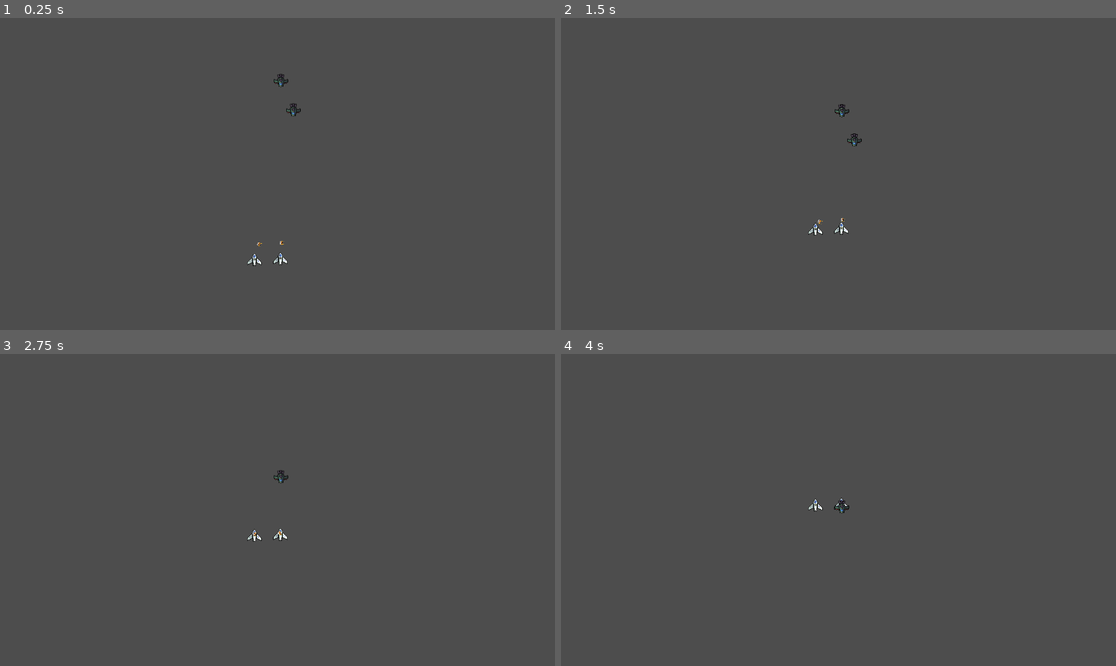
Above: before the commit, frames 1-4 (two rows, left to right).
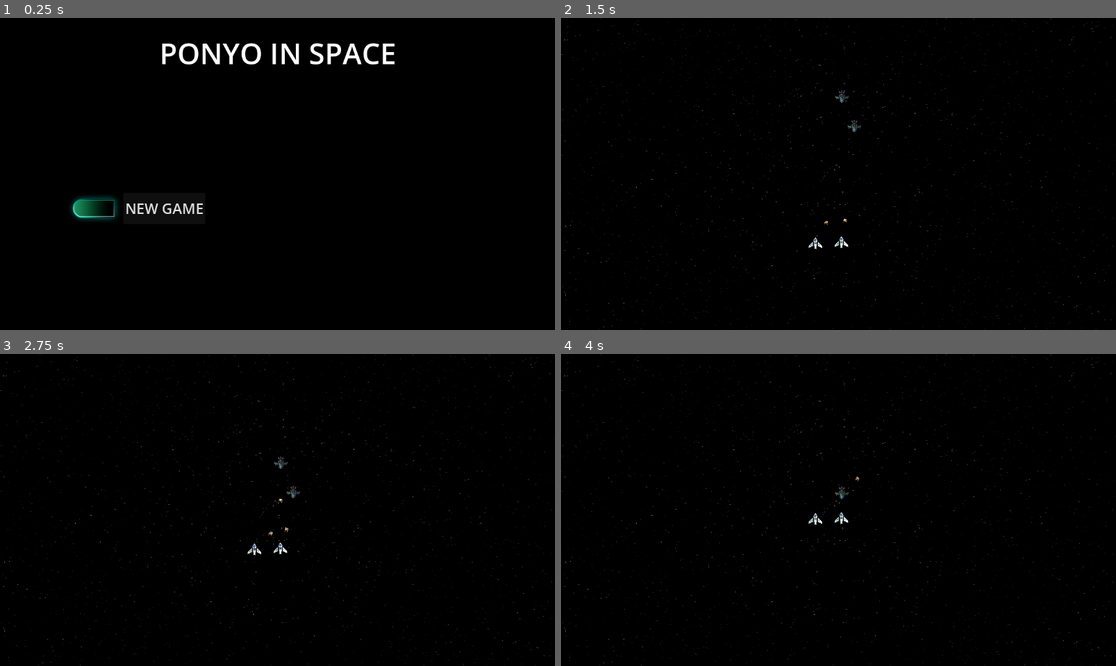
Above: after the commit, the same moments.

Repository: Anon75014/GodotProject1
Game: Godot game, scene res://Scenes/start_screen.tscn
The game is run twice, just before and just after one commit, with the same random seed, the same clock (stepped at 60 frames per second) and the same inputs. Before the commit the project starts from res://Scenes/main.tscn.
Inputs (mouse positions are in pixels of both pictures, inside the frame that each line leads up to):
- Up to frame 1 (0.25 s): no input
- Up to frame 2 (1.5 s): click (727, 208) at 0.5 s, where only the run after the commit has a clickable "NEW GAME"
- Up to frame 3 (2.75 s): no input
- Up to frame 4 (4 s): no input

The runs differ from the first frame. In frame 1, 100% of the frame differs, in the area x 0-100%, y 0-100%; in frame 2, 100%; in frame 3, 100%; in frame 4, 100%.

Commit message:
Menu and map generator

Diff:
--- /dev/null
+++ b/Custom_Ressources/System.gd
@@ -0,0 +1,14 @@
+class_name System
+extends Resource
+
+enum Type {NOT_ASSIGNED, ENNEMY, NEUTRAL, BOSS}
+
+@export var type: Type
+@export var row: int
+@export var column: int
+@export var position: Vector2
+@export var next_systems: Array[System]
+@export var selected := false
+
+func _to_string() -> String:
+	return "%s (%s)" % [column, Type.keys()[type][0]]
--- /dev/null
+++ b/Custom_Ressources/system.tscn
@@ -0,0 +1,6 @@
+[gd_scene load_steps=2 format=3 uid="uid://bvxhwe84cbbpd"]
+
+[ext_resource type="Script" path="res://Custom_Ressources/System.gd" id="1_qm12g"]
+
+[node name="System" type="Node2D"]
+script = ExtResource("1_qm12g")
--- a/Scenes/Cannon.gd
+++ b/Scenes/Cannon.gd
@@ -17,11 +17,9 @@
 		# Calculate the predicted vertical movement as a Vector2.
 		# Assuming downward movement, hence Vector2(0, speed).
 		var predicted_movement: Vector2 = Vector2(0, target.speed * prediction_time)
-
 		# Calculate the predicted position by adding the current position to the predicted movement.
 		var predicted_position: Vector2 = target.global_position + predicted_movement
-
-		# Aim the raycast at the ennemy position for collision
+		# Aim the raycast at the ennemy position for detection
 		var angle_to_target: float = global_position.direction_to(target.global_position).angle()
 		rayCast.rotation = angle_to_target
 		# But aim the missile at the predicted position instead of the current position
--- /dev/null
+++ b/Scenes/Fight_node_1.tscn
@@ -0,0 +1,36 @@
+[gd_scene load_steps=4 format=3 uid="uid://dn0dykvv35gdd"]
+
+[ext_resource type="PackedScene" uid="uid://c3ugvtdjsxful" path="res://Scenes/unit.tscn" id="1_tdq7c"]
+[ext_resource type="PackedScene" uid="uid://ci23jm7kh4o67" path="res://Scenes/ennemy_unit.tscn" id="2_t07kw"]
+[ext_resource type="Texture2D" uid="uid://d4bbujo7q7mvm" path="res://Assets/Starfield_01-1024x1024.png" id="3_pb4cm"]
+
+[node name="main" type="Node2D"]
+position = Vector2(241, 1096)
+
+[node name="Unit" parent="." instance=ExtResource("1_tdq7c")]
+position = Vector2(3, 191)
+
+[node name="Unit2" parent="." instance=ExtResource("1_tdq7c")]
+position = Vector2(-51, 193)
+
+[node name="EnnemyUnit" parent="." instance=ExtResource("2_t07kw")]
+position = Vector2(30, -142)
+
+[node name="EnnemyUnit2" parent="." instance=ExtResource("2_t07kw")]
+
+[node name="TextureRect" type="TextureRect" parent="."]
+z_index = -1
+anchors_preset = 15
+anchor_right = 1.0
+anchor_bottom = 1.0
+offset_left = -579.0
+offset_top = -512.0
+offset_right = 578.0
+offset_bottom = 512.0
+grow_horizontal = 2
+grow_vertical = 2
+size_flags_horizontal = 4
+texture = ExtResource("3_pb4cm")
+
+[node name="Camera2D" type="Camera2D" parent="TextureRect"]
+position = Vector2(576, 515)
--- /dev/null
+++ b/Scenes/MapGenerator.gd
@@ -0,0 +1,65 @@
+class_name MapGenerator
+extends Node
+
+const X_DIST := 30
+const Y_DIST := 25
+const PLACEMENT_RANDOMNESS := 5
+const MAP_DEPTH := 15
+const MAP_WIDTH := 7
+const PATHS := 6
+const ENNEMY_WEIGHT := 10
+const NEUTRAL_WEIGHT := 6.5
+
+var random_system_type_weights = {
+	System.Type.ENNEMY: 0.0,
+	System.Type.NEUTRAL: 0.0
+}
+
+var random_system_type_total_weight := 0
+var map_data: Array[Array]
+
+func _ready() -> void:
+	generate_map()
+
+func generate_map() -> Array[Array]:
+	map_data = _generate_initial_grid()
+	var starting_points := _get_random_starting_points()
+
+	return []
+
+func _generate_initial_grid() -> Array[Array]:
+	var result: Array[Array] = []
+	for i in MAP_DEPTH:
+		var adjacent_systems: Array[System] = []
+		for j in MAP_WIDTH:
+			var current_system := System.new()
+			var offset := Vector2(randf(), randf() * PLACEMENT_RANDOMNESS)
+			current_system.position = Vector2(j*X_DIST, i*-Y_DIST) + offset
+			current_system.row = i
+			current_system.column = j
+			current_system.next_systems = []
+
+			# Boss room
+			if i == MAP_DEPTH-1:
+				current_system.position.y = (i+1)*-Y_DIST
+
+			adjacent_systems.append(current_system)
+		result.append(adjacent_systems)
+	return result
+
+func _get_random_starting_points() -> Array[int]:
+	var y_coordinates: Array[int]
+	var unique_points: int = 0
+
+	while unique_points < 2:
+		unique_points = 0
+		y_coordinates = []
+
+		for i in PATHS:
+			var starting_point := randi_range(0, MAP_WIDTH-1)
+			if not y_coordinates.has(starting_point):
+				unique_points += 1
+
+			y_coordinates.append(starting_point)
+
+	return y_coordinates
--- a/Scenes/main.tscn
+++ /dev/null
@@ -1,21 +0,0 @@
-[gd_scene load_steps=3 format=3 uid="uid://dn0dykvv35gdd"]
-
-[ext_resource type="PackedScene" uid="uid://c3ugvtdjsxful" path="res://Scenes/unit.tscn" id="1_6demq"]
-[ext_resource type="PackedScene" uid="uid://ci23jm7kh4o67" path="res://Scenes/ennemy_unit.tscn" id="2_f1lrb"]
-
-[node name="main" type="Node2D"]
-position = Vector2(241, 1096)
-
-[node name="Unit" parent="." instance=ExtResource("1_6demq")]
-position = Vector2(3, 191)
-
-[node name="Unit2" parent="." instance=ExtResource("1_6demq")]
-position = Vector2(-51, 193)
-
-[node name="EnnemyUnit" parent="." instance=ExtResource("2_f1lrb")]
-position = Vector2(30, -142)
-
-[node name="EnnemyUnit2" parent="." instance=ExtResource("2_f1lrb")]
-
-[node name="Camera2D" type="Camera2D" parent="."]
-position = Vector2(-3, 3)
--- /dev/null
+++ b/Scenes/map.tscn
@@ -0,0 +1,16 @@
+[gd_scene load_steps=2 format=3 uid="uid://drvah02ciygag"]
+
+[ext_resource type="Script" path="res://Scenes/MapGenerator.gd" id="1_8cdh5"]
+
+[node name="Map" type="Control"]
+layout_mode = 3
+anchors_preset = 0
+
+[node name="ColorRect" type="ColorRect" parent="."]
+layout_mode = 0
+offset_right = 1153.0
+offset_bottom = 647.0
+color = Color(0.243137, 0.243137, 0.243137, 1)
+
+[node name="MapGenerator" type="Node2D" parent="."]
+script = ExtResource("1_8cdh5")
--- a/Scenes/missile.gd
+++ b/Scenes/missile.gd
@@ -1,7 +1,7 @@
 extends Area2D
 
 const RIGHT = Vector2.RIGHT
-var SPEED = 200
+var SPEED = 100
 var damage = 25
 
 
--- a/Scenes/missile.tscn
+++ b/Scenes/missile.tscn
@@ -11,16 +11,19 @@
 
 [node name="Sprite2D" type="Sprite2D" parent="."]
 texture_filter = 1
-position = Vector2(0, -2.98023e-08)
+rotation = 1.56465
 scale = Vector2(0.75, 0.59375)
 texture = ExtResource("1_8ime3")
 
 [node name="CollisionShape2D" type="CollisionShape2D" parent="."]
-position = Vector2(0.153846, -0.187499)
+position = Vector2(1.49012e-08, 0)
+rotation = 1.56938
 scale = Vector2(0.897436, 0.785714)
 shape = SubResource("RectangleShape2D_d1cvu")
 
 [node name="VisibleOnScreenNotifier2D" type="VisibleOnScreenNotifier2D" parent="."]
+position = Vector2(0, 0.5)
+scale = Vector2(1, 0.95)
 
 [connection signal="body_entered" from="." to="." method="_on_body_entered"]
 [connection signal="screen_exited" from="VisibleOnScreenNotifier2D" to="." method="_on_visible_on_screen_notifier_2d_screen_exited"]
--- /dev/null
+++ b/Scenes/start_screen.gd
@@ -0,0 +1,9 @@
+extends CanvasLayer
+
+
+# Called when the node enters the scene tree for the first time.
+func _ready():
+	pass # Replace with function body.
+
+func _on_play_button_pressed():
+	get_tree().change_scene_to_file("res://Scenes/Fight_node_1.tscn")
--- /dev/null
+++ b/Scenes/start_screen.tscn
@@ -0,0 +1,55 @@
+[gd_scene load_steps=3 format=3 uid="uid://mx752yu437xb"]
+
+[ext_resource type="Texture2D" uid="uid://cr3o8kaokil14" path="res://Assets/Panel Empty Green.png" id="1_4bvvv"]
+[ext_resource type="Script" path="res://Scenes/start_screen.gd" id="1_7imj4"]
+
+[node name="Start_Screen" type="CanvasLayer"]
+script = ExtResource("1_7imj4")
+
+[node name="MarginContainer" type="MarginContainer" parent="."]
+anchors_preset = 15
+anchor_right = 1.0
+anchor_bottom = 1.0
+offset_left = 123.0
+offset_top = 175.0
+offset_right = -99.0
+offset_bottom = -31.0
+grow_horizontal = 2
+grow_vertical = 2
+size_flags_horizontal = 4
+size_flags_vertical = 4
+theme_override_constants/margin_left = 16
+theme_override_constants/margin_top = 16
+theme_override_constants/margin_right = 16
+theme_override_constants/margin_bottom = 16
+
+[node name="VBoxContainer" type="VBoxContainer" parent="MarginContainer"]
+layout_mode = 2
+size_flags_horizontal = 0
+size_flags_vertical = 4
+
+[node name="HBoxContainer" type="HBoxContainer" parent="MarginContainer/VBoxContainer"]
+layout_mode = 2
+size_flags_horizontal = 4
+size_flags_vertical = 4
+
+[node name="TextureRect" type="TextureRect" parent="MarginContainer/VBoxContainer/HBoxContainer"]
+layout_mode = 2
+texture = ExtResource("1_4bvvv")
+
+[node name="PlayButton" type="Button" parent="MarginContainer/VBoxContainer/HBoxContainer"]
+layout_mode = 2
+theme_override_font_sizes/font_size = 30
+text = "NEW GAME"
+
+[node name="Label" type="Label" parent="."]
+offset_left = 331.0
+offset_top = 31.0
+offset_right = 823.0
+offset_bottom = 114.0
+size_flags_horizontal = 4
+size_flags_vertical = 0
+theme_override_font_sizes/font_size = 60
+text = "PONYO IN SPACE"
+
+[connection signal="pressed" from="MarginContainer/VBoxContainer/HBoxContainer/PlayButton" to="." method="_on_play_button_pressed"]
--- a/project.godot
+++ b/project.godot
@@ -11,6 +11,10 @@
 [application]
 
 config/name="Test Project"
-run/main_scene="res://Scenes/main.tscn"
+run/main_scene="res://Scenes/start_screen.tscn"
 config/features=PackedStringArray("4.2", "Forward Plus")
 config/icon="res://icon.svg"
+
+[rendering]
+
+environment/defaults/default_clear_color=Color(0, 0, 0, 1)
Binary file added: Assets/Panel Empty Green.png
Not shown, added: Assets/Panel Empty Green.png.import
Binary file added: Assets/Starfield_01-1024x1024.png
Not shown, added: Assets/Starfield_01-1024x1024.png.import
